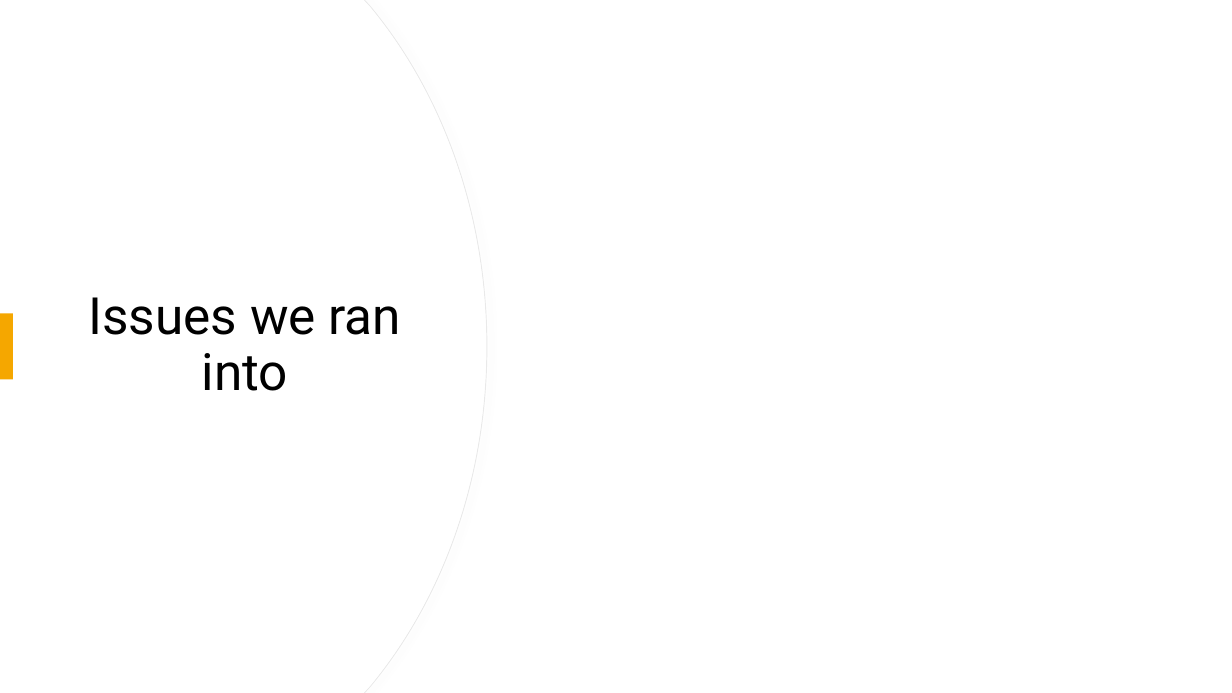
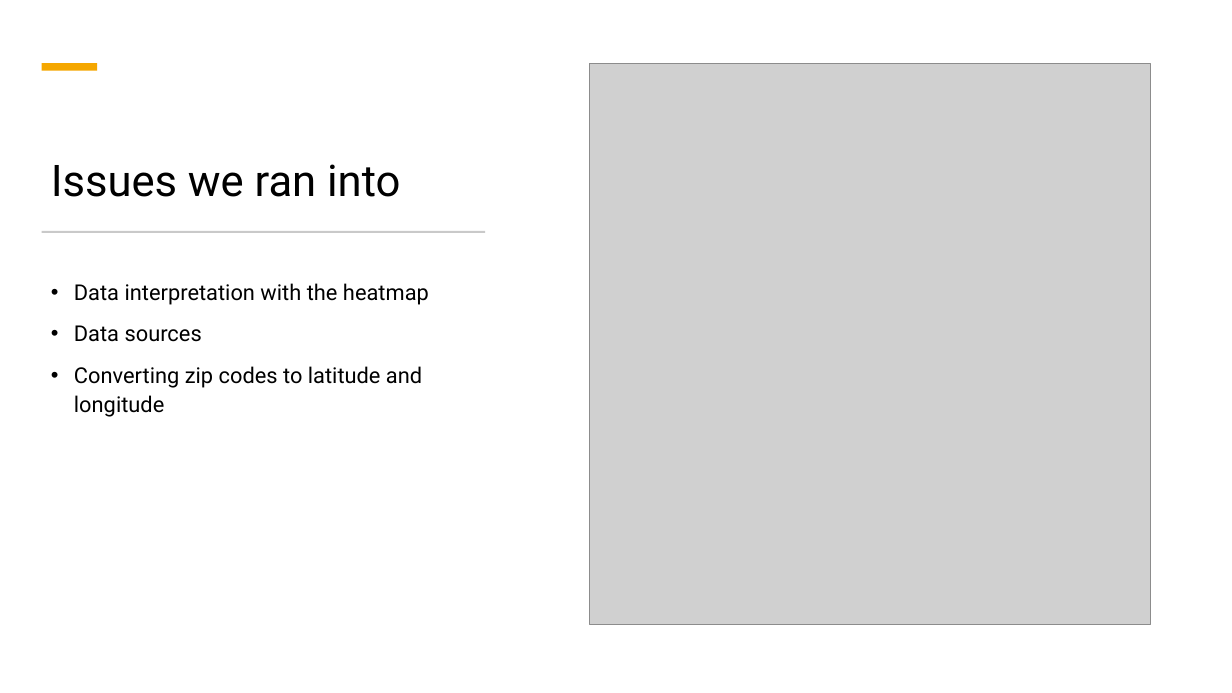
Before and after one commit to CecilyGriffin/CrimeVSCOVID-KC, a slide deck: slide 10 of ETL PROJECT POWERPOINT.pptx (slide 9 before the commit). Drawn at 1232x693 pixels with LibreOffice and Linux fonts; fonts in the diff are those of the drawing; grey boxes stand for pictures. Boxes give left, top, right and bottom in pixels: in the first picture for what was removed or moved away, otherwise in the second. Text is boxed around its words. In the diff, an @@ line names an element or a change of style, - is before the commit and + after.

```diff
--- a/ETL PROJECT POWERPOINT.pptx
+++ b/ETL PROJECT POWERPOINT.pptx
@@ freeform shape removed at [0, 0, 487, 693] @@
@@ freeform shape removed at [0, 0, 486, 693] @@
@@ rectangle added at [42, 63, 97, 70], fill #F5A700 @@
@@ picture added at [590, 63, 1151, 624] @@
@@ title "Issues we ran into": place and size @@
-title "Issues we ran into" at [89, 297, 401, 391]
+title "Issues we ran into" at [51, 164, 400, 197]
@@ title "Issues we ran into" at [51, 164, 400, 197]: size 40 to 34 pt; alignment centre to left; vertical alignment middle to bottom @@
@@ rectangle added at [42, 231, 485, 233], fill #C9C9C9 @@
@@ text added at [74, 283, 429, 417], 17 pt, text #000000 @@
+• Data interpretation with the heatmap
+• Data sources
+• Converting zip codes to latitude and longitude
@@ rectangle removed at [0, 313, 13, 380] @@
```
Also in this commit, not shown: 3 other slides changed, 2 slides added, 1 slide removed, 6 other files.
